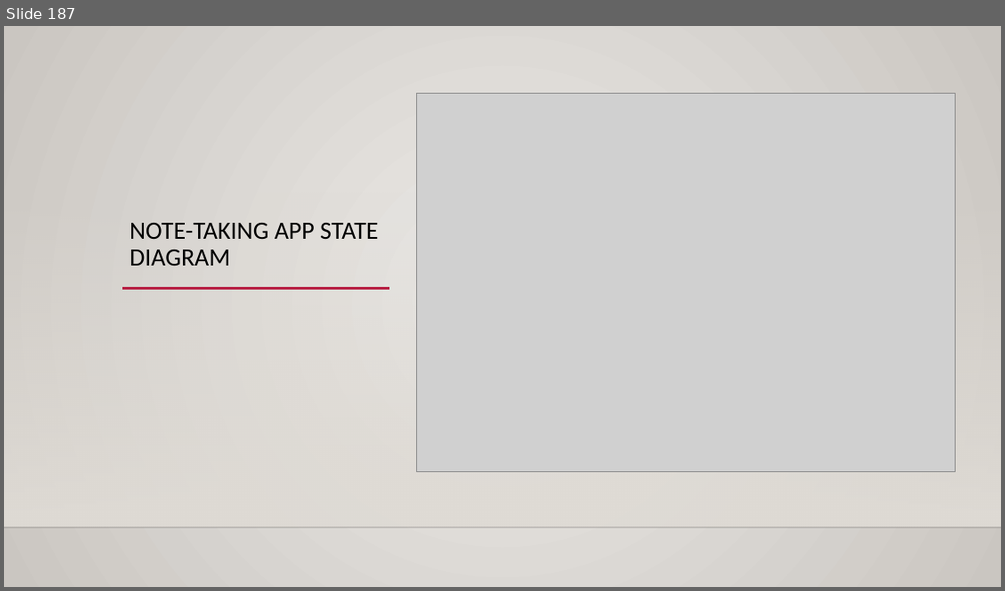
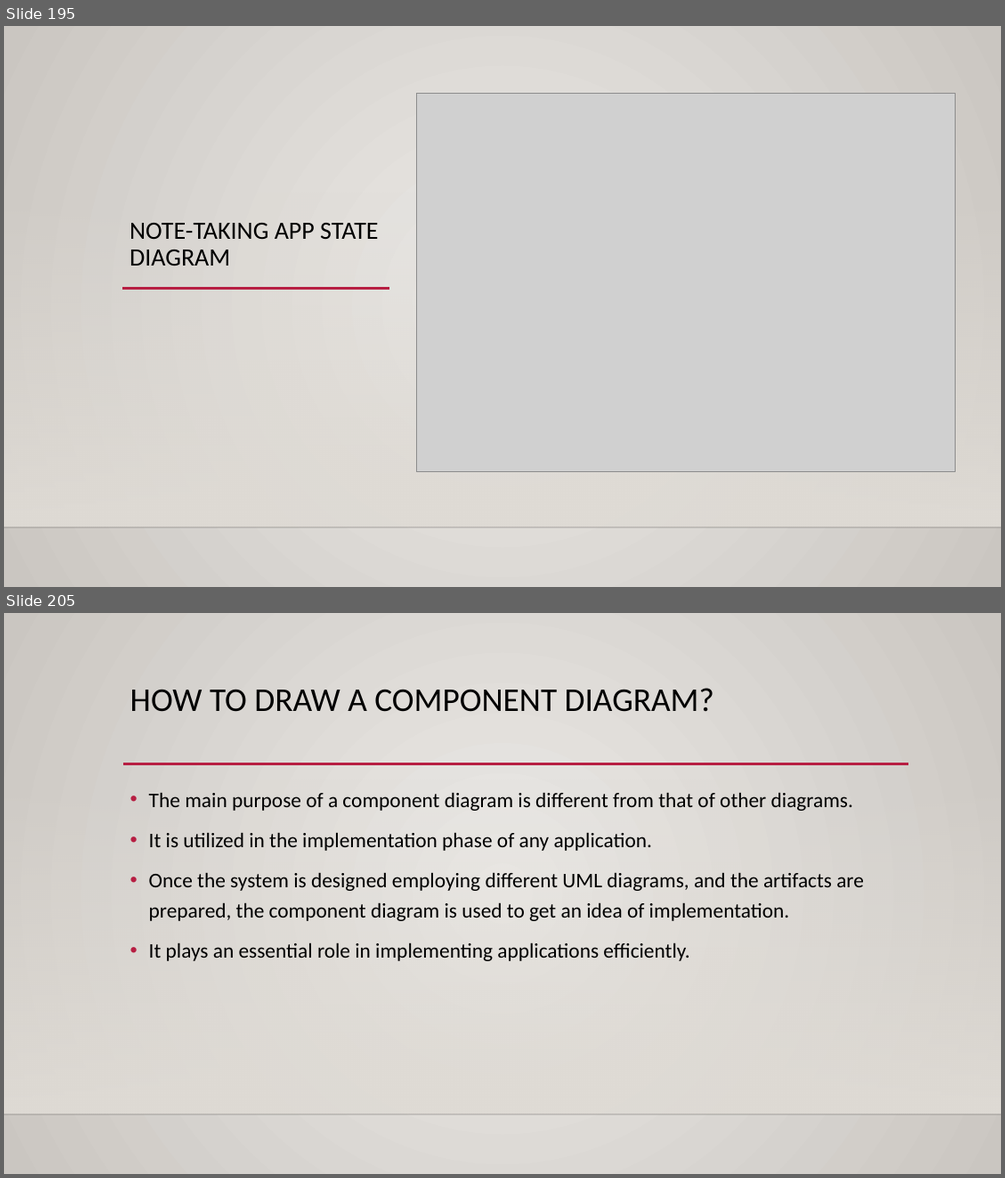
Before and after one commit to joydip-git/siemens-ooad-uml-25thaugust, a slide deck: presentation/OOAD and uml.pptx. Shown one above the other, each under a label of ours: slide 187 before the commit, slides 195 and 205 after it; the slides between them are not shown. The pictures are 1005x591 and 1005x1178 pixels, drawn with LibreOffice and Linux fonts; fonts in the diff are those of the drawing; grey boxes stand for pictures; background and template pictures are left out. Boxes give left, top, right and bottom in pixels: in the first picture for what was removed or moved away, otherwise in the second. Text is boxed around its words. In the diff, an @@ line names an element or a change of style, - is before the commit and + after.

```diff
--- a/presentation/OOAD and uml.pptx
+++ b/presentation/OOAD and uml.pptx
@@ slide 205 added at box(4, 613, 1001, 1174), background gradient #ECEAE7 to #CAC7C1; not listed: 2 template elements that a slide beside it also shows @@
@@ title added at box(130, 688, 714, 712), 32 pt, text #000000 @@
+HOW TO DRAW A COMPONENT DIAGRAM?
@@ line added from (123, 764) to (909, 764), #B71E42 2.5 pt @@
@@ text added at box(149, 792, 864, 961), 20 pt, text #000000 @@
+• The main purpose of a component diagram is different from that of other diagrams.
+• It is utilized in the implementation phase of any application.
+• Once the system is designed employing different UML diagrams, and the artifacts are prepared, the component diagram is used to get an idea of implementation.
+• It plays an essential role in implementing applications efficiently.
@@ what was slide 187 is now slide 195 @@
```
Also in this commit, not shown: 19 other slides added.
